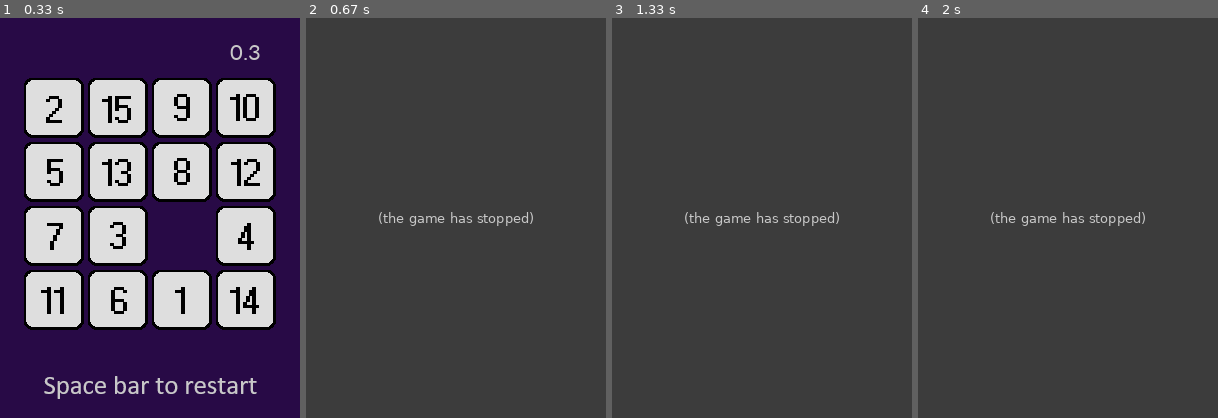
Above: before the commit, frames 1-4 (left to right).
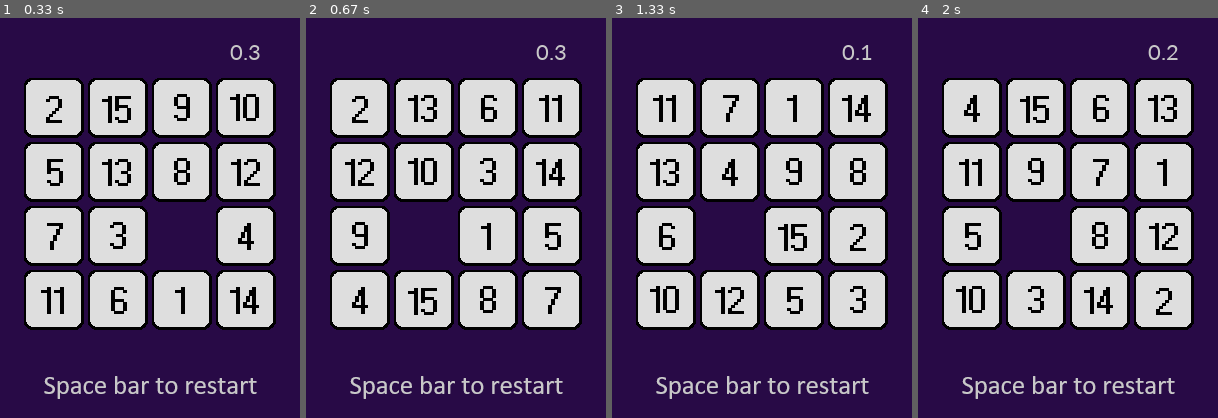
Above: after the commit, the same moments.

Repository: seongjaee/15-puzzle-with-python
Game: pygame game, started from 15_puzzle_pygame.py
The game is run twice, just before and just after one commit, with the same random seed, the same clock (stepped at 60 frames per second) and the same inputs.
Inputs:
- Up to frame 1 (0.33 s): no input
- Up to frame 2 (0.67 s): hold Space from 0.33 s (still down); hold Right from 0.33 s (still down)
- Up to frame 3 (1.33 s): release Space at 0.8 s; release Right at 0.8 s; tap Enter at 0.83 s; hold Right from 1.17 s (still down); tap Space at 1.23 s
- Up to frame 4 (2 s): tap Space at 1.53, 1.73 s; release Right at 1.63 s; hold Up 1.67-1.97 s

Frame 1 is identical in both runs. In frame 2, 100% of the frame differs, in the area x 0-100%, y 0-100%; in frame 3, 100%; in frame 4, 100%.
Error before the commit: AttributeError: 'Board' object has no attribute 'check_solvable' (Board.py line 30); the game stopped at 0.33 s (later frames are placeholders)

Commit message:
Refactorize

Diff:
--- a/15_puzzle_pygame.py
+++ b/15_puzzle_pygame.py
@@ -52,54 +52,47 @@
         # Restart
         elif event.type == pygame.KEYDOWN:
             if event.key == pygame.K_SPACE:
-                start_ticks = pygame.time.get_ticks()
-                brd.shuffle()
-                restart_sound.play()
+                restart(brd)
                 break
+
+def restart(brd):
+    global start_ticks
+    start_ticks = pygame.time.get_ticks()
+    brd.shuffle()
+    restart_sound.play()
 
 # Playing game
 def action(brd):
     global playing
     global start_ticks
+
+    def arrowkeydown_handler(direction):
+        if event.mod == 1:
+            brd.move(direction)
+            brd.move(direction)
+        brd.move(direction)
+        move_sound.play()
+
+    key_dict = {
+        pygame.K_DOWN: 0,
+        pygame.K_UP: 1,
+        pygame.K_LEFT: 2,
+        pygame.K_RIGHT: 3,
+        pygame.K_SPACE: 'restart'
+        }
+
     for event in pygame.event.get():
         if event.type == pygame.QUIT:
             playing = False
 
         elif event.type == pygame.KEYDOWN:
-            # Move blocks
-            if event.key == pygame.K_UP:
-                if event.mod == 1:
-                    brd.move(1)
-                    brd.move(1)
-                brd.move(1)
-                move_sound.play()
-
-            elif event.key == pygame.K_DOWN:
-                if event.mod == 1:
-                    brd.move(0)
-                    brd.move(0)
-                brd.move(0)
-                move_sound.play()
-
-            elif event.key == pygame.K_RIGHT:
-                if event.mod == 1:
-                    brd.move(3)
-                    brd.move(3)
-                brd.move(3)
-                move_sound.play()
-
-            elif event.key == pygame.K_LEFT:
-                if event.mod == 1:
-                    brd.move(2)
-                    brd.move(2)
-                brd.move(2)
-                move_sound.play()
-
-            # Restart the game
-            elif event.key == pygame.K_SPACE:
-                start_ticks = pygame.time.get_ticks()
-                brd.shuffle()
-                restart_sound.play()
+            key = key_dict.get(event.key)
+            if key == None:
+                continue
+            elif key == 'restart':
+                restart(brd)
+            else:
+                arrowkeydown_handler(key)
 
 
 if __name__ == '__main__':
--- a/Board.py
+++ b/Board.py
@@ -27,32 +27,58 @@
         flattened = [num for row in self.board for num in row]
         random.shuffle(flattened)
         self.board = [flattened[:4], flattened[4:8], flattened[8:12], flattened[12:16]]
-        self.check_solvable()
+        self.make_solvable()
 
     # Move the block
     def move(self, direction):
         y, x = where.where_num(self.board, 16)
+        def move_down():
+            if y != 0:
+                temp = self.board[y-1][x]
+                self.board[y][x] = temp
+                self.board[y-1][x] = 16
 
-        if direction == 0 and y != 0:   # Down
-            temp = self.board[y-1][x]
-            self.board[y][x] = temp
-            self.board[y-1][x] = 16
+        def move_up():
+            if y != 3:
+                temp = self.board[y+1][x]
+                self.board[y][x] = temp
+                self.board[y+1][x] = 16
 
-        elif direction == 1 and y != 3: # Up
-            temp = self.board[y+1][x]
-            self.board[y][x] = temp
-            self.board[y+1][x] = 16
+        def move_right():
+            if x != 3:
+                temp = self.board[y][x+1]
+                self.board[y][x] = temp
+                self.board[y][x+1] = 16
 
-        elif direction == 2 and x != 3: # Right
-            temp = self.board[y][x+1]
-            self.board[y][x] = temp
-            self.board[y][x+1] = 16
+        def move_left():
+            if x != 0:
+                temp = self.board[y][x-1]
+                self.board[y][x] = temp
+                self.board[y][x-1] = 16
 
-        elif direction == 3 and x != 0: # Left
-            temp = self.board[y][x-1]
-            self.board[y][x] = temp
-            self.board[y][x-1] = 16
+        move_dict = {0: move_down, 1: move_up, 2: move_right, 3: move_left}
+        move_dict[direction]()
+
+        # if direction == 0 and y != 0:   # Down
+        #     temp = self.board[y-1][x]
+        #     self.board[y][x] = temp
+        #     self.board[y-1][x] = 16
+
+        # elif direction == 1 and y != 3: # Up
+        #     temp = self.board[y+1][x]
+        #     self.board[y][x] = temp
+        #     self.board[y+1][x] = 16
+
+        # elif direction == 2 and x != 3: # Right
+        #     temp = self.board[y][x+1]
+        #     self.board[y][x] = temp
+        #     self.board[y][x+1] = 16
+
+        # elif direction == 3 and x != 0: # Left
+        #     temp = self.board[y][x-1]
+        #     self.board[y][x] = temp
+        #     self.board[y][x-1] = 16
 
     # Check whether game over or not
     def is_clear(self):
-        return self.board == [[4*i+1, 4*i+2, 4*i+3, 4*i+4] for i in range(0,4)]
+        return self.board == [[4*i + 1, 4*i + 2, 4*i + 3, 4*i + 4] for i in range(4)]
